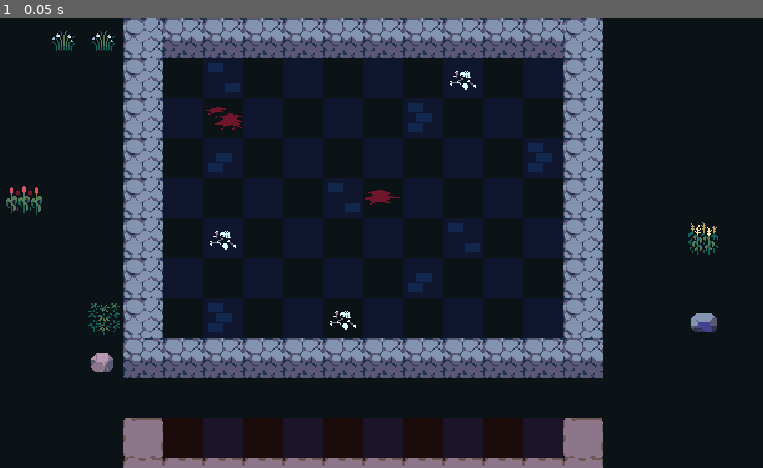
Above: before the commit, frame 1.
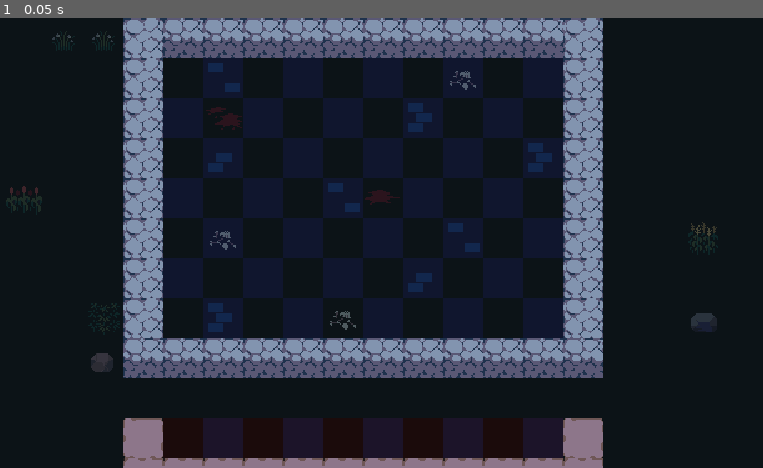
Above: after the commit, the same moment.

Repository: AllanSechrist/autobattler
Game: Godot game, scene res://scenes/Arena/arena.tscn
Two runs of this game, one before a commit and one after it. Both use one fixed random seed, a clock stepped at 60 frames per second and the inputs below. The project has no main scene, so this scene is started directly.
Inputs:
- Up to frame 1 (0.05 s): no input

The runs differ from the first frame. In frame 1, 0.9% of the frame differs, in the area x 0-95%, y 2-79%.

Commit message:
Add base unit component

Diff:
--- /dev/null
+++ b/data/units/jean.tres
@@ -0,0 +1,11 @@
+[gd_resource type="Resource" script_class="UnitStats" load_steps=2 format=3 uid="uid://0bp5wrrpkqx1"]
+
+[ext_resource type="Script" uid="uid://wk6repg2p3if" path="res://data/units/unit_stats.gd" id="1_qiets"]
+
+[resource]
+script = ExtResource("1_qiets")
+name = "Jean"
+rarity = 0
+gold_cost = 1
+skin_coordinates = Vector2i(2, 2)
+metadata/_custom_type_script = "uid://wk6repg2p3if"
--- /dev/null
+++ b/data/units/unit_stats.gd
@@ -0,0 +1,23 @@
+class_name UnitStats
+extends Resource
+
+enum Rarity {COMMON, UNCOMMON, RARE, LEGENDARY}
+
+const RARITY_COLORS := {
+	Rarity.COMMON: Color("124a2e"),
+	Rarity.UNCOMMON: Color("1c527c"),
+	Rarity.RARE: Color("ab0979"),
+	Rarity.LEGENDARY: Color("ea940b"),
+}
+
+@export var name: String
+
+@export_category("Data")
+@export var rarity: Rarity
+@export var gold_cost := 1
+
+@export_category("Visuals")
+@export var skin_coordinates: Vector2i
+
+func _to_string() -> String:
+	return name
--- /dev/null
+++ b/scenes/Arena/arena.gd
@@ -0,0 +1,6 @@
+class_name Arena
+extends Node2D
+
+const CELL_SIZE := Vector2(32, 32)
+const HALF_CELL_SIZE := Vector2(16, 16)
+const QUARTER_CELL_SIZE := Vector2(8, 8)
--- a/scenes/Arena/arena.tscn
+++ b/scenes/Arena/arena.tscn
@@ -1,5 +1,6 @@
-[gd_scene load_steps=6 format=4 uid="uid://bw0f3wr1nkfqd"]
+[gd_scene load_steps=7 format=4 uid="uid://bw0f3wr1nkfqd"]
 
+[ext_resource type="Script" uid="uid://jqumqhdnemls" path="res://scenes/Arena/arena.gd" id="1_8iili"]
 [ext_resource type="TileSet" uid="uid://h6h6k7bcwcca" path="res://scenes/Arena/tileset.tres" id="1_v7qja"]
 [ext_resource type="Texture2D" uid="uid://mbxv0ayrsu3d" path="res://assets/sprites/star_particle.png" id="2_ghuj1"]
 
@@ -26,6 +27,7 @@
 color = Color(1, 1, 1, 0.364706)
 
 [node name="Arena" type="Node2D"]
+script = ExtResource("1_8iili")
 metadata/_edit_lock_ = true
 
 [node name="Visuals" type="Node2D" parent="."]
@@ -37,6 +39,7 @@
 tile_set = ExtResource("1_v7qja")
 
 [node name="Props" type="TileMapLayer" parent="Visuals"]
+modulate = Color(1, 1, 1, 0.25098)
 tile_map_data = PackedByteArray("AAABAAQAAAAMABMAAAACAAAAAAABABMAAAADAAAAAAABABMAAAADAAcAAAADABMAAAADAAgAAAABABIAAAASAAUAAAAIABMAAAASAAcAAAAAABIAAAA=")
 tile_set = ExtResource("1_v7qja")
 
@@ -60,6 +63,7 @@
 metadata/_edit_group_ = true
 
 [node name="Decor" type="TileMapLayer" parent="GameArea"]
+modulate = Color(1, 1, 1, 0.313726)
 tile_map_data = PackedByteArray("AAAHAAAAAAABABUAAAABAAQAAAABABUAAAAEAAYAAAABABUAAAABAAEAAAAAABYAAAAFAAMAAAABABYAAAA=")
 tile_set = ExtResource("1_v7qja")
 
@@ -74,5 +78,4 @@
 metadata/_edit_group_ = true
 
 [node name="Highlight" type="TileMapLayer" parent="Bench"]
-position = Vector2(160, 32)
 tile_set = ExtResource("1_v7qja")
--- /dev/null
+++ b/scenes/Unit/unit.gd
@@ -0,0 +1,21 @@
+@tool
+class_name Unit
+extends Area2D
+
+@export var stats: UnitStats : set = set_stats
+
+@onready var skin: Sprite2D = $Skin
+@onready var health_bar: ProgressBar = $HealthBar
+@onready var mana_bar: ProgressBar = $ManaBar
+
+
+func set_stats(value: UnitStats) -> void:
+	stats = value
+
+	if value == null:
+		return
+
+	if not is_node_ready():
+		await ready
+
+	skin.region_rect.position = Vector2(stats.skin_coordinates) * Arena.CELL_SIZE
--- /dev/null
+++ b/scenes/Unit/unit.tscn
@@ -0,0 +1,63 @@
+[gd_scene load_steps=9 format=3 uid="uid://b7jeecho1vy4t"]
+
+[ext_resource type="Texture2D" uid="uid://cx1ivjobggp8n" path="res://assets/sprites/rogues.png" id="1_54h18"]
+[ext_resource type="Script" uid="uid://c3y3x4jndlw66" path="res://scenes/Unit/unit.gd" id="1_i8q7a"]
+[ext_resource type="Resource" uid="uid://0bp5wrrpkqx1" path="res://data/units/jean.tres" id="2_ibc5n"]
+
+[sub_resource type="RectangleShape2D" id="RectangleShape2D_54h18"]
+size = Vector2(36, 36)
+
+[sub_resource type="StyleBoxFlat" id="StyleBoxFlat_54h18"]
+bg_color = Color(0.231373, 0.113725, 0.0980392, 1)
+
+[sub_resource type="StyleBoxFlat" id="StyleBoxFlat_i8q7a"]
+bg_color = Color(0, 0.733333, 0.313726, 1)
+border_width_left = 1
+border_width_top = 1
+border_width_right = 1
+border_width_bottom = 1
+border_color = Color(0.231373, 0.113725, 0.0980392, 1)
+
+[sub_resource type="StyleBoxFlat" id="StyleBoxFlat_ibc5n"]
+bg_color = Color(0.231373, 0.113725, 0.0980392, 1)
+
+[sub_resource type="StyleBoxFlat" id="StyleBoxFlat_upu8o"]
+bg_color = Color(0, 0.654902, 0.937255, 1)
+border_width_left = 1
+border_width_top = 1
+border_width_right = 1
+border_width_bottom = 1
+border_color = Color(0.231373, 0.113725, 0.0980392, 1)
+
+[node name="Unit" type="Area2D"]
+script = ExtResource("1_i8q7a")
+stats = ExtResource("2_ibc5n")
+
+[node name="Skin" type="Sprite2D" parent="."]
+position = Vector2(16, 8)
+texture = ExtResource("1_54h18")
+region_enabled = true
+region_rect = Rect2(96, 96, 32, 32)
+
+[node name="CollisionShape2D" type="CollisionShape2D" parent="."]
+position = Vector2(16, 8)
+shape = SubResource("RectangleShape2D_54h18")
+
+[node name="HealthBar" type="ProgressBar" parent="."]
+offset_left = 1.0
+offset_top = -20.0
+offset_right = 31.0
+offset_bottom = -14.0
+theme_override_styles/background = SubResource("StyleBoxFlat_54h18")
+theme_override_styles/fill = SubResource("StyleBoxFlat_i8q7a")
+value = 10.23
+show_percentage = false
+
+[node name="ManaBar" type="ProgressBar" parent="."]
+offset_left = 1.0
+offset_top = -15.0
+offset_right = 31.0
+offset_bottom = -11.0
+theme_override_styles/background = SubResource("StyleBoxFlat_ibc5n")
+theme_override_styles/fill = SubResource("StyleBoxFlat_upu8o")
+show_percentage = false
Not shown, added: data/units/unit_stats.gd.uid
Not shown, added: scenes/Arena/arena.gd.uid
Not shown, added: scenes/Unit/unit.gd.uid
